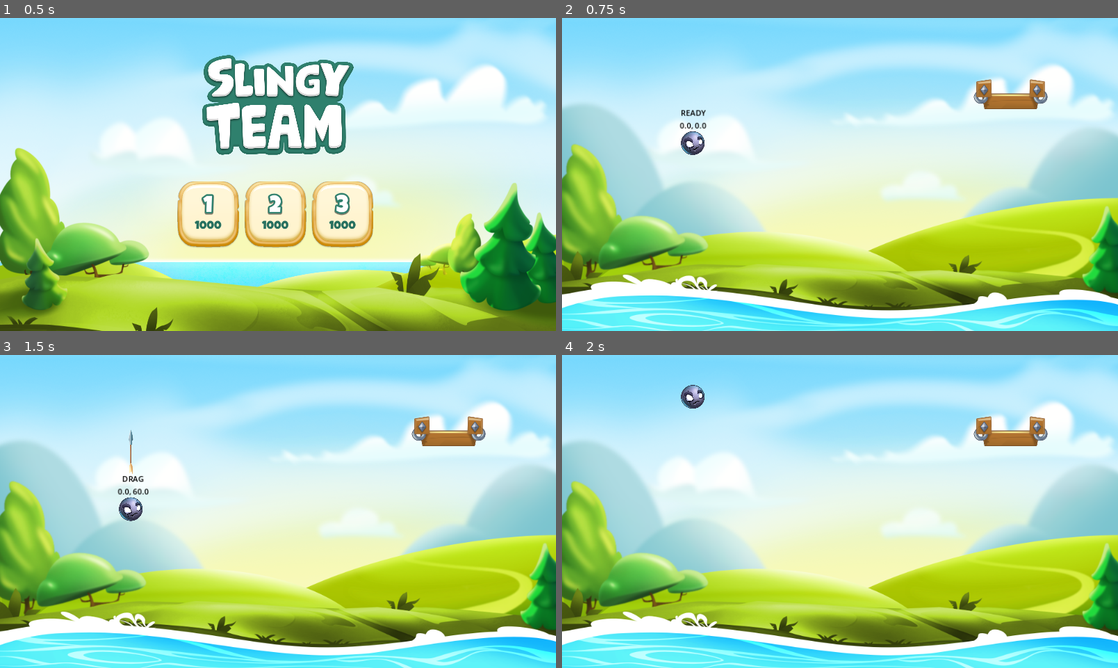
Above: before the commit, frames 1-4 (two rows, left to right).
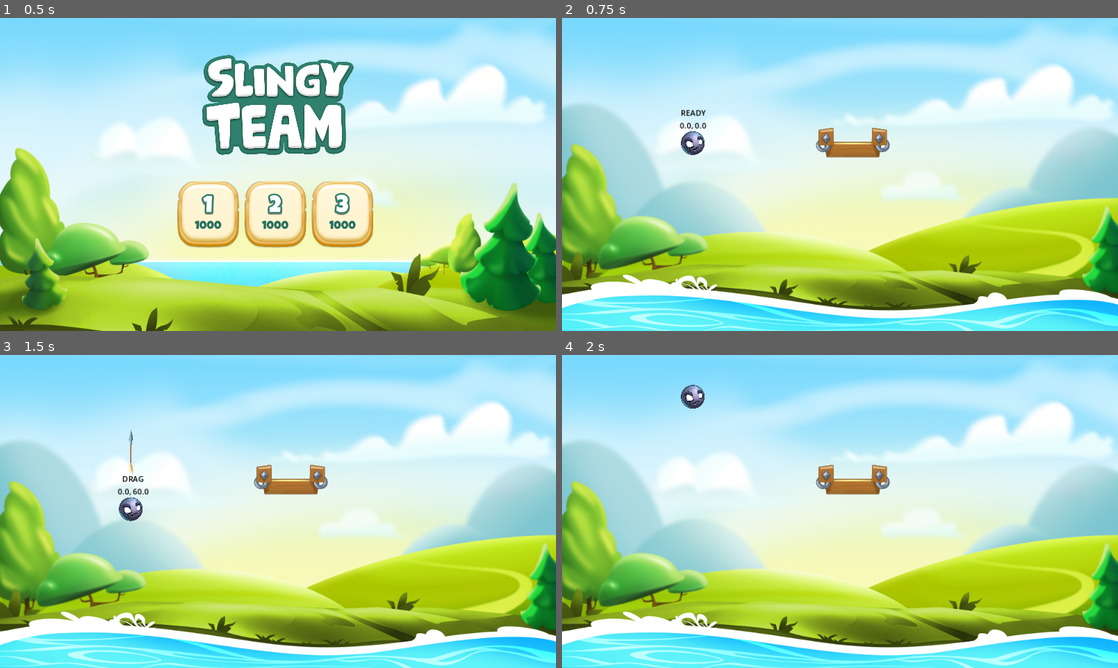
Above: after the commit, the same moments.

Repository: svindom/slingy-team
Game: Godot game, scene res://scenes/main/main.tscn
Two runs of this game, one before a commit and one after it. Both use one fixed random seed, a clock stepped at 60 frames per second and the inputs below.
Inputs (mouse positions are in pixels of both pictures, inside the frame that each line leads up to):
- Up to frame 1 (0.5 s): no input
- Up to frame 2 (0.75 s): click (767, 215) at 0.5 s
- Up to frame 3 (1.5 s): tap Enter at 1.25 s; drag from (133, 480) to (272, 627) at 1.27 s
- Up to frame 4 (2 s): no input

Frame 1 is identical in both runs. In frame 2, 1.7% of the frame differs, in the area x 45-88%, y 19-45%; in frame 3, 1.7%; in frame 4, 1.7%.

Commit message:
added level button animations

Diff:
--- a/Slingy Team/scenes/level/level1.tscn
+++ b/Slingy Team/scenes/level/level1.tscn
@@ -6,4 +6,4 @@
 [node name="Level" instance=ExtResource("1_lwnhf")]
 
 [node name="Cup" parent="." index="4" instance=ExtResource("2_j4asx")]
-position = Vector2(930, 158)
+position = Vector2(603, 258)
--- a/Slingy Team/scenes/level_button/level_button.gd
+++ b/Slingy Team/scenes/level_button/level_button.gd
@@ -12,9 +12,18 @@
 var _level_scene: PackedScene
 
 func _ready() -> void:
+	scale = DEFAULT_SCALE
 	level_text.text = str(level_number)
 	_level_scene = load("res://scenes/level/level%s.tscn" % level_number)
 
 
 func _on_pressed() -> void:
 	get_tree().change_scene_to_packed(_level_scene)
+
+
+func _on_mouse_entered() -> void:
+	scale = HOVER_SCALE # Replace with function body.
+
+
+func _on_mouse_exited() -> void:
+	scale = DEFAULT_SCALE # Replace with function body.
--- a/Slingy Team/scenes/level_button/level_button.tscn
+++ b/Slingy Team/scenes/level_button/level_button.tscn
@@ -55,4 +55,6 @@
 horizontal_alignment = 1
 vertical_alignment = 1
 
+[connection signal="mouse_entered" from="." to="." method="_on_mouse_entered"]
+[connection signal="mouse_exited" from="." to="." method="_on_mouse_exited"]
 [connection signal="pressed" from="." to="." method="_on_pressed"]
